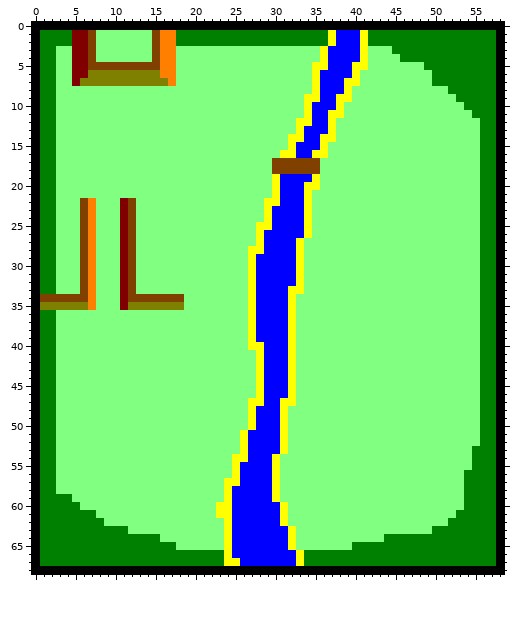
Sprite sheet, stored at images/maps/map1.png. Above, as it was before the edit.
The file is 59x69 pixels.
The same view after the edit:
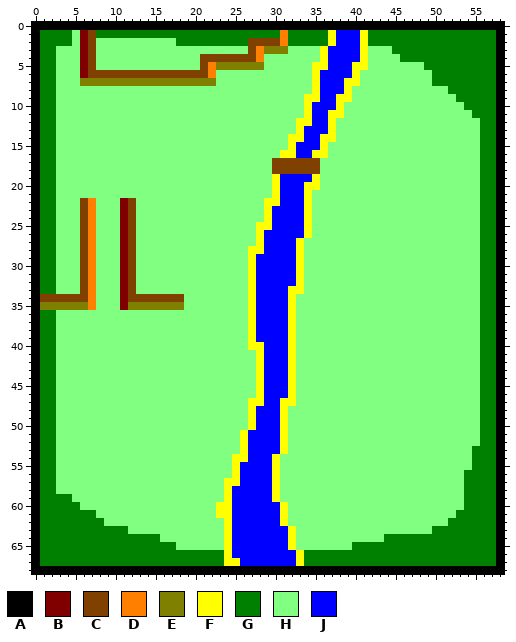
Palette (. is transparent): A #000000  B #800000  C #804000  D #ff8000  E #808000  F #ffff00  G #008000  H #80ff80  J #0000ff
Author's note on the commit: Slight map adjustment.
The exact change:
Colour D gives way to colour C in row 6 at x 16 to 17.
Colour E gives way to colour C in row 6 at x 7 to 15.
Colour G gives way to colour C in row 2 at x 27 to 30.
Colour H gives way to colour C in row 3 at x 27; in row 4 at x 21 to 27; in row 5 at x 21; in row 6 at x 18 to 21.
Colour G gives way to colour D in rows 1 to 2 at x 31.
Colour H gives way to colour D in rows 3 to 4 at x 28; in rows 5 to 6 at x 22.
Colour D gives way to colour E in row 7 at x 17.
Colour H gives way to colour E in row 3 at x 29 to 31; in row 5 at x 23 to 28; in row 7 at x 18 to 22.
Colour C gives way to colour G in row 1 at x 15.
Colour D gives way to colour G in row 1 at x 16 to 17.
Colour H gives way to colour G in row 1 at x 8 to 14.
Colour B gives way to colour H in rows 1 to 7 at x 5.
Colour C gives way to colour H in rows 2 to 4 at x 15; in row 5 at x 8 to 15.
Colour D gives way to colour H in rows 2 to 5 at x 16 to 17.
Where, in picture pixels (left, top, right, bottom), the same in both pictures:
changed: (72, 30, 288, 86)
